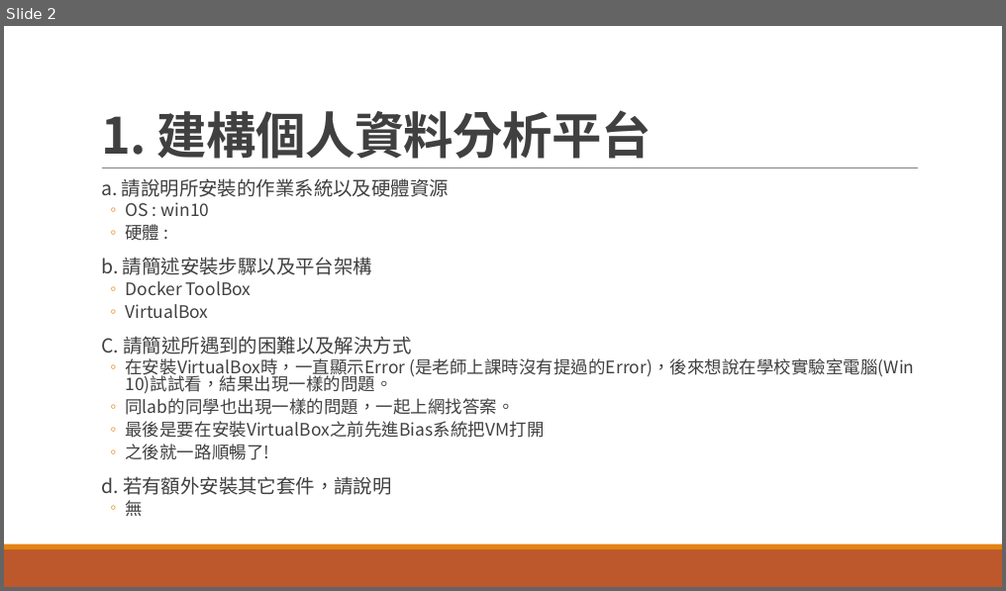
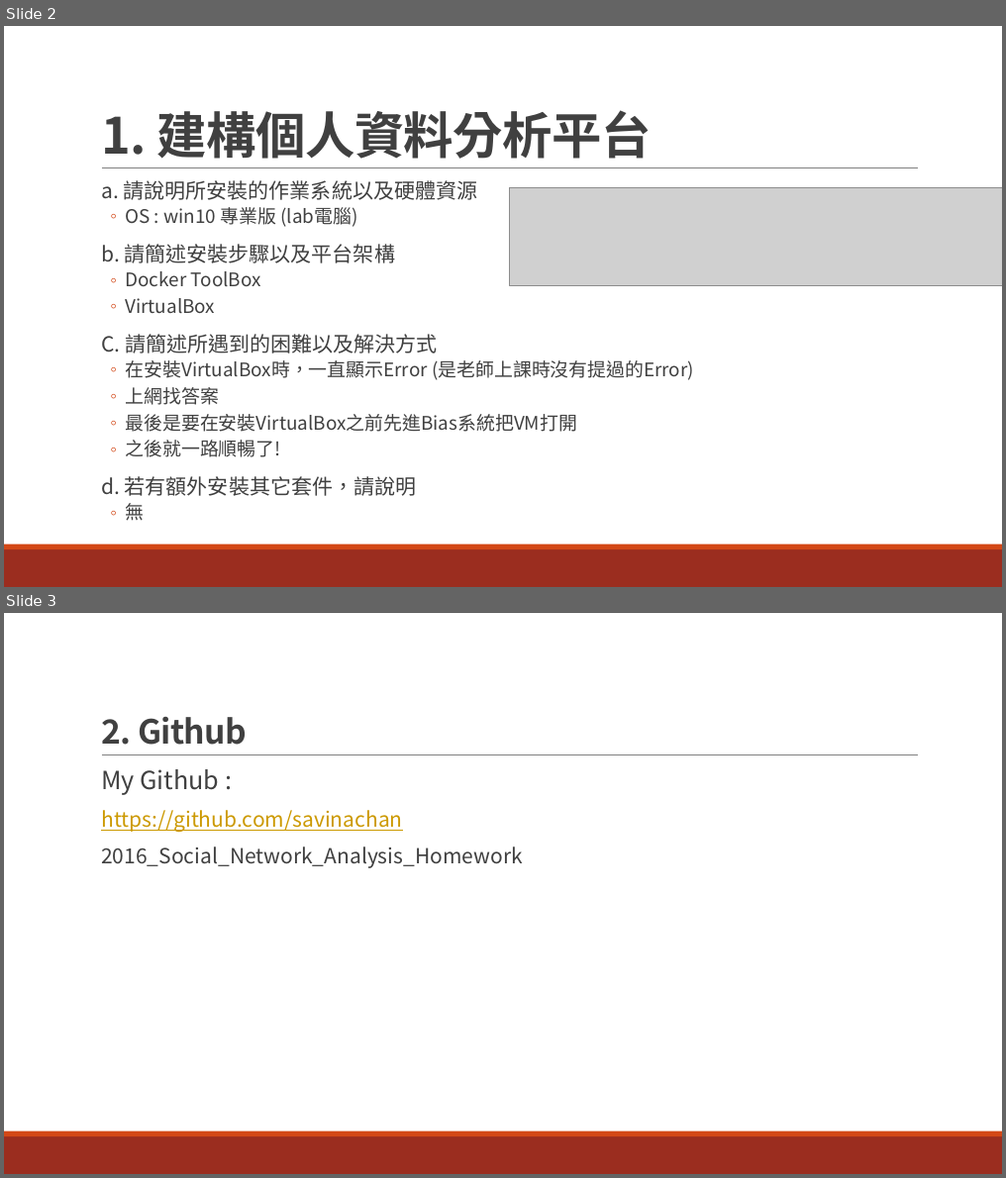
Before and after one commit to savina-chan/2016_socialnetwork, a slide deck: M10515048.pptx. Shown one above the other, each under a label of ours: slide 2 before the commit, slides 2 and 3 after it. The pictures are 1006x591 and 1006x1178 pixels, drawn with LibreOffice and Linux fonts; fonts in the diff are those of the drawing; grey boxes stand for pictures. Boxes give left, top, right and bottom in pixels: in the first picture for what was removed or moved away, otherwise in the second. Text is boxed around its words. In the diff, an @@ line names an element or a change of style, - is before the commit and + after.

```diff
--- a/M10515048.pptx
+++ b/M10515048.pptx
@@ slide 3 added at bbox=[4, 613, 1002, 1174], background #FFFFFF; not listed: 3 template elements that a slide beside it also shows @@
@@ title added at bbox=[101, 717, 247, 745], 32 pt, text #404040, bold @@
+2. Github
@@ text added at bbox=[101, 769, 522, 868], 20 pt, text #404040 @@
+    My Github :
+    https://github.com/savinachan
+    2016_Social_Network_Analysis_Homework
@@ slide 2 changed as well @@
@@ text at bbox=[101, 180, 577, 521]: size 18.5 to 20 pt in "a. 請說明所安裝的作業系統以及硬體資源", "b. 請簡述安裝步驟以及平台架構", "C. 請簡述所遇到的困難以及解決方式", "d. 若有額外安裝其它套件，請說明"; size 16.6 to 18 pt in "Docker ToolBox", "VirtualBox", "最後是要在安裝VirtualBox之前先進Bias系統把VM打開", "之後就一路順暢了!" and 1 more places; line spacing 0.8 to 0.9; bullet colour #E48312 to #D34817 @@
@@ picture added at bbox=[509, 187, 1002, 285] @@
@@ text at bbox=[125, 207, 358, 227]: text changed; size 16.6 to 18 pt @@
-  ◦ OS : win10
-  ◦ 硬體 :
+  ◦ OS : win10 專業版 (lab電腦)
@@ text at bbox=[125, 361, 694, 405]: text changed; size 16.6 to 18 pt @@
-  ◦ 在安裝VirtualBox時，一直顯示Error (是老師上課時沒有提過的Error)，後來想說在學校實驗室電腦(Win 10)試試看，結果出現一樣的問題。
-  ◦ 同lab的同學也出現一樣的問題，一起上網找答案。
+  ◦ 在安裝VirtualBox時，一直顯示Error (是老師上課時沒有提過的Error)
+  ◦ 上網找答案
@@ rectangle at bbox=[4, 550, 1002, 587]: fill #BD582C to #9B2D1F @@
@@ rectangle at bbox=[4, 545, 1002, 550]: fill #E48312 to #D34817 @@
```
Also in this commit, not shown: 11 other slides changed.
